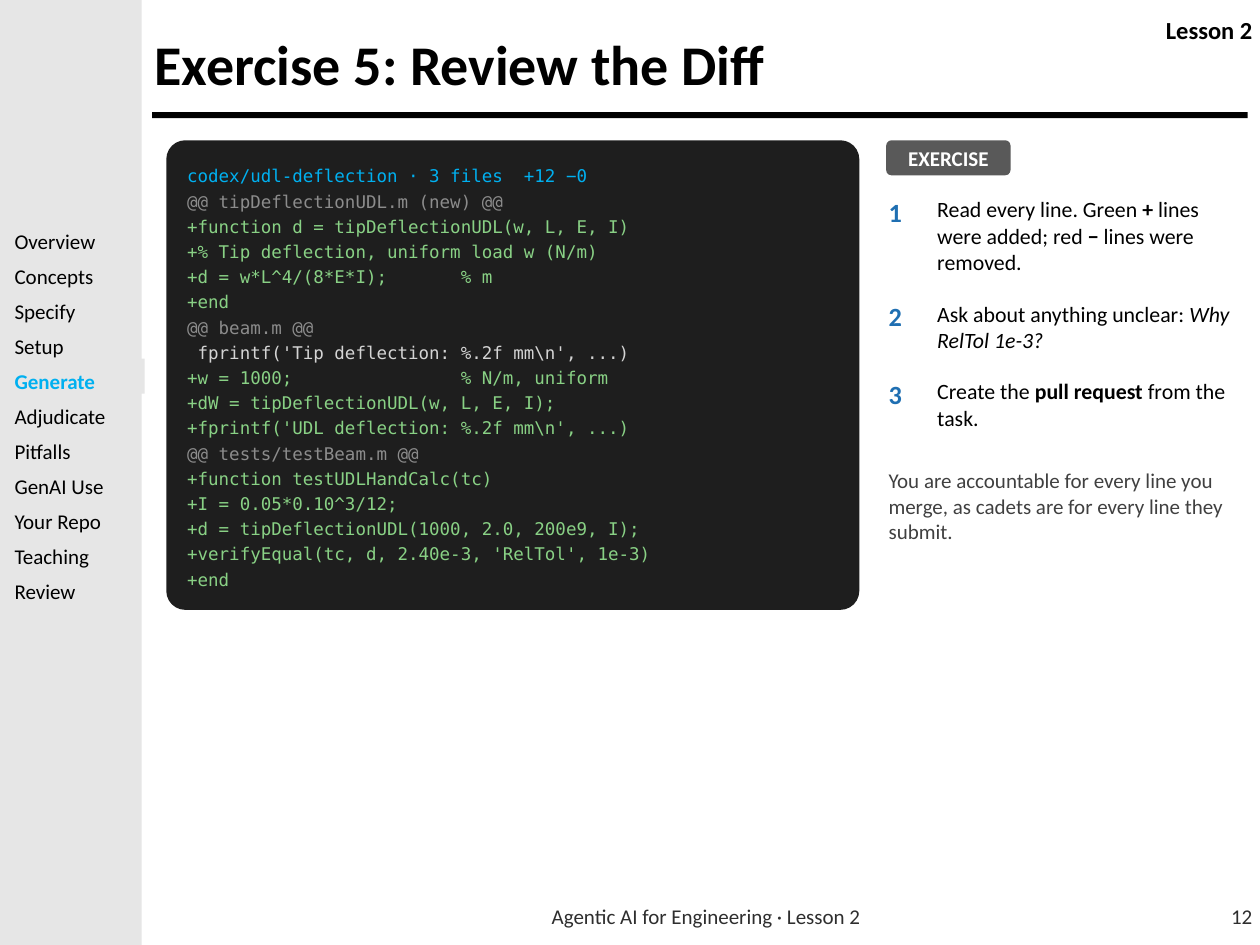
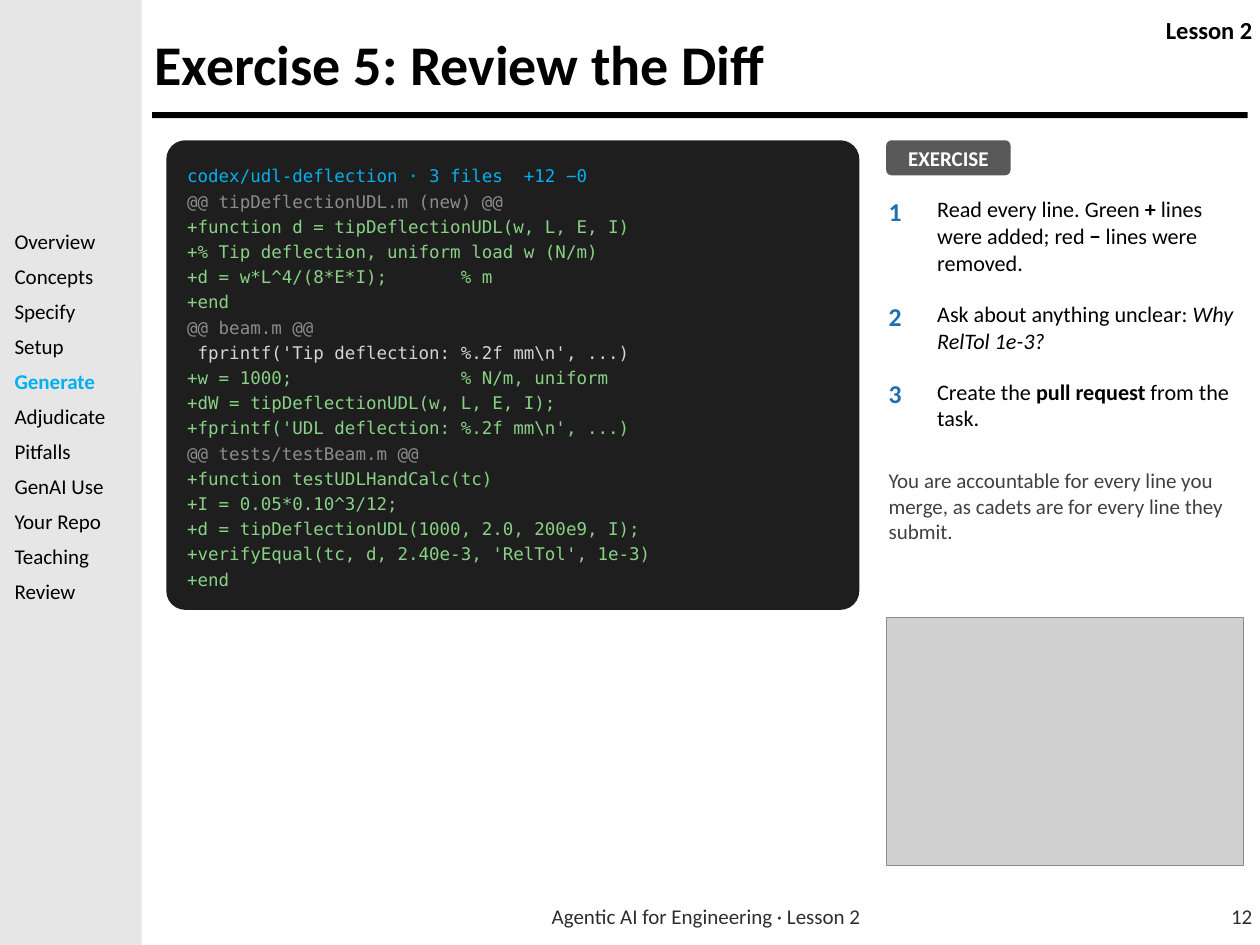
Before and after one commit to usafa-dfas/Agentic-AI-for-Engineering, a slide deck: slide 12 of Lesson Material/LSN 2 - Introduction to Agentic AI for Coding/Agentic_AI_for_Engineering_Lesson_2.pptx. Drawn at 1260x945 pixels with LibreOffice and Linux fonts; fonts in the diff are those of the drawing; grey boxes stand for pictures; background and template pictures are left out. Boxes give left, top, right and bottom in pixels: in the first picture for what was removed or moved away, otherwise in the second. Text is boxed around its words. In the diff, an @@ line names an element or a change of style, - is before the commit and + after.

```diff
--- a/Lesson Material/LSN 2 - Introduction to Agentic AI for Coding/Agentic_AI_for_Engineering_Lesson_2.pptx
+++ b/Lesson Material/LSN 2 - Introduction to Agentic AI for Coding/Agentic_AI_for_Engineering_Lesson_2.pptx
@@ size 18.8 to 19 pt in 3 elements at bbox=[937, 201, 1202, 271], bbox=[937, 306, 1234, 349], bbox=[937, 384, 1229, 426] @@
@@ picture added at bbox=[886, 617, 1243, 865] @@
```
Also in this commit, not shown: 17 other slides changed, 3 other files.
